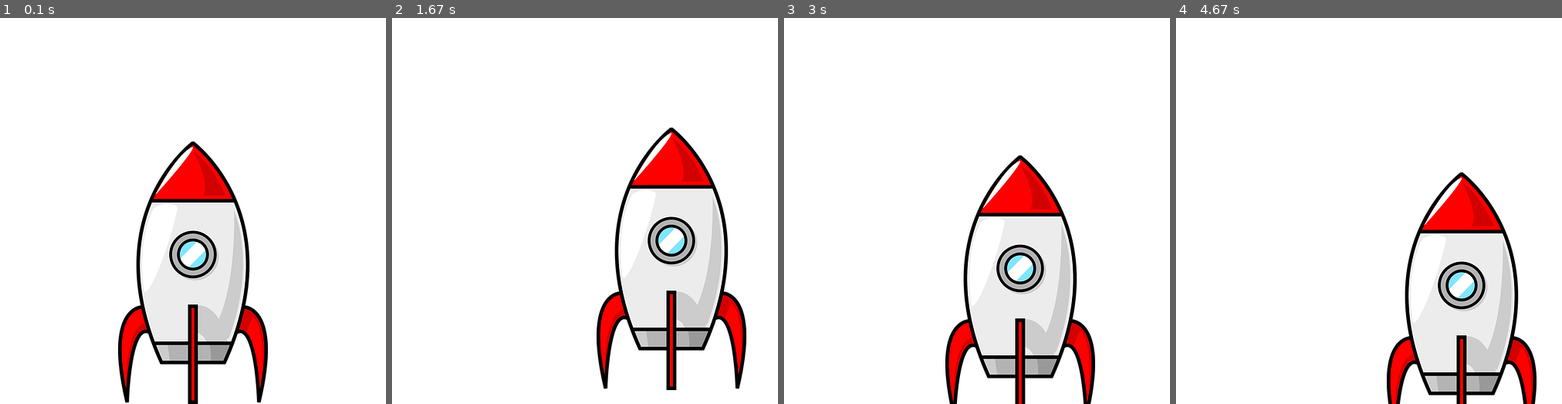
Above: before the commit, frames 1-4 (left to right).
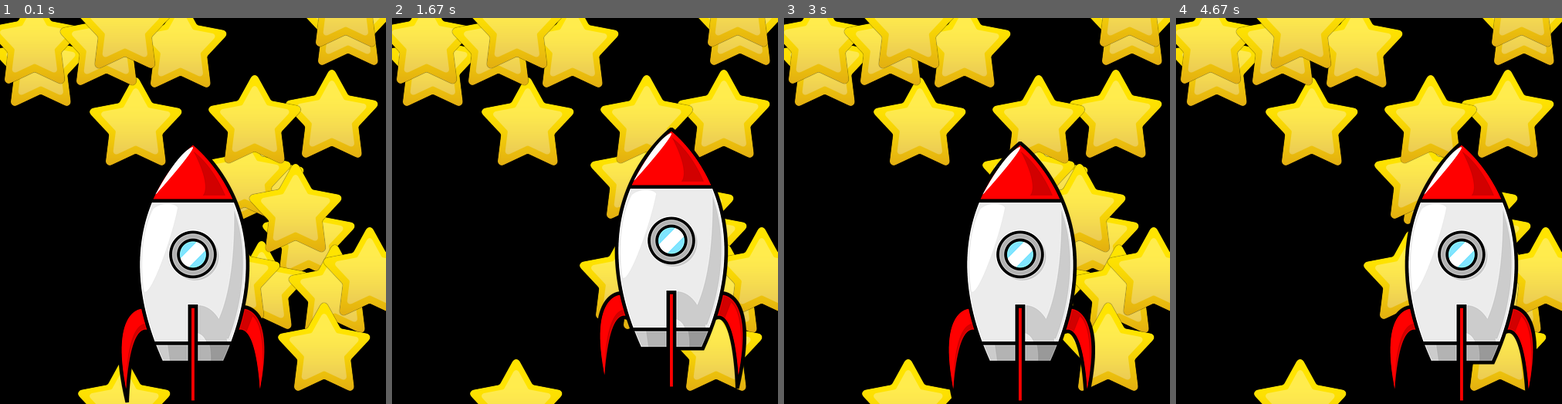
Above: after the commit, the same moments.

Repository: MarwanBit/python_crash_course_practice_files
Game: pygame game, started from pygame_experimentation/12-3_rocket.py
The game is run twice, just before and just after one commit, with the same random seed, the same clock (stepped at 60 frames per second) and the same inputs.
Inputs:
- Up to frame 1 (0.1 s): no input
- Up to frame 2 (1.67 s): hold Right 0.33-0.8 s; hold Up 0.83-1.13 s; hold Right 1.17-1.63 s
- Up to frame 3 (3 s): hold Left 1.67-2.2 s; hold Down 2.23-2.53 s; hold Left 2.57-2.97 s
- Up to frame 4 (4.67 s): hold Up 3-3.37 s; hold Right 3.4-4.03 s; hold Down 4.07-4.43 s; hold Left from 4.47 s (still down)

The runs differ from the first frame. In frame 1, 85% of the frame differs, in the area x 0-100%, y 0-100%; in frame 2, 85%; in frame 3, 92%; in frame 4, 94%.

Commit message:
Update 12-3_rocket.py

Diff:
--- a/pygame_experimentation/12-3_rocket.py
+++ b/pygame_experimentation/12-3_rocket.py
@@ -1,5 +1,6 @@
 import pygame
 import sys
+import random
 
 class RocketGameSettings():
 	'''create the settings for this mini-game'''
@@ -8,6 +9,34 @@
 		self.height = height
 		self.width = width
 		self.acceleration_constant = 1.5
+
+class Star(pygame.sprite.Sprite):
+	'''class which creates a star'''
+
+	def __init__(self, screen, settings):
+		'''intializes the star'''
+		super().__init__()
+		#Store the screen and settings in the instance of the object
+		self.screen = screen
+		self.settings = settings
+
+		#Stores the object of the star
+		self.image = pygame.image.load('star.bmp')
+		self.image_rect =self.image.get_rect() #get the rectangular coords of the star
+
+		#rectangle properties
+		self.image_rect.centerx = self.image_rect.centerx
+		self.image_rect.bottom = self.image_rect.bottom
+		self.image_rect.centery = self.image_rect.centery
+
+		#rectangle properties of the screen
+		self.screen_rect = self.screen.get_rect()
+		self.screen_rect_centerx = self.screen_rect.centerx
+		self.screen_rect_bottom = self.screen_rect.bottom
+
+	def draw_sprite(self,screen):
+		'''draws the sprite'''
+		self.screen.blit(self.image, self.image_rect)
 
 class Rocket(pygame.sprite.Sprite):
 	'''class which handles the rocket object'''
@@ -45,9 +74,9 @@
 			self.image_rect.centerx += self.acceleration_constant
 		if self.left_movement_flag and self.image_rect.left > self.screen_rect.left:
 			self.image_rect.centerx -= self.acceleration_constant
-		if self.up_movement_flag and self.image_rect.centery > self.screen_rect.centery:
+		if self.up_movement_flag and self.image_rect.top > self.screen_rect.top:
 			self.image_rect.centery -= self.acceleration_constant
-		if self.down_movement_flag:
+		if self.down_movement_flag and self.image_rect.bottom < self.screen_rect.bottom:
 			self.image_rect.centery += self.acceleration_constant
 
 
@@ -61,11 +90,21 @@
 	loop_bool = True
 	rocket = Rocket(screen,stg)
 
+	#Creates a group of stars
+	stars = pygame.sprite.Group()
+	for i in range(0,20):
+		star = Star(screen,stg)
+		star.image_rect.centerx = random.randint(-20,500)
+		star.image_rect.centery = random.randint(-20,500)
+		stars.add(star)
+
+	print(stars)
+
 	while loop_bool:
 		'''game's mainloop'''
 
 		#fills the screen with white
-		screen.fill((255,255,255))
+		screen.fill((0,0,0))
 
 		#event loop
 		for event in pygame.event.get():
@@ -93,6 +132,10 @@
 		#Updates the rocket's position
 		rocket.update()
 
+		#draws the stars
+		for star in stars:
+			star.draw_sprite(screen)
+
 		#draws the rocket on top
 		rocket.draw_rocket(screen)
 
